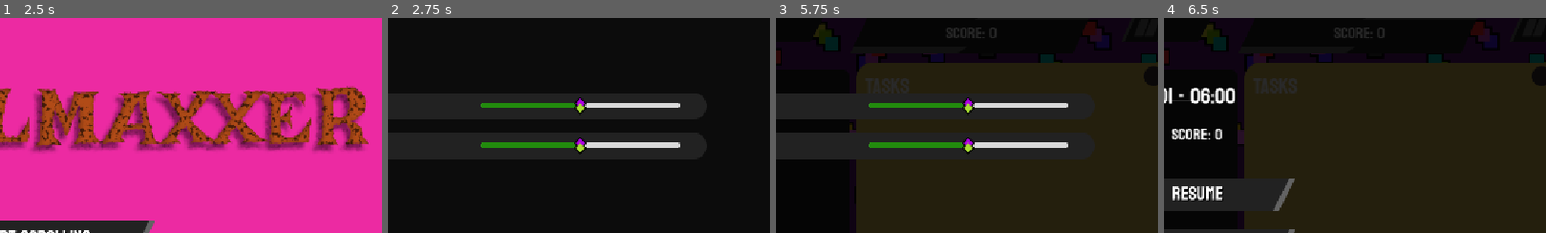
Above: before the commit, frames 1-4 (left to right).
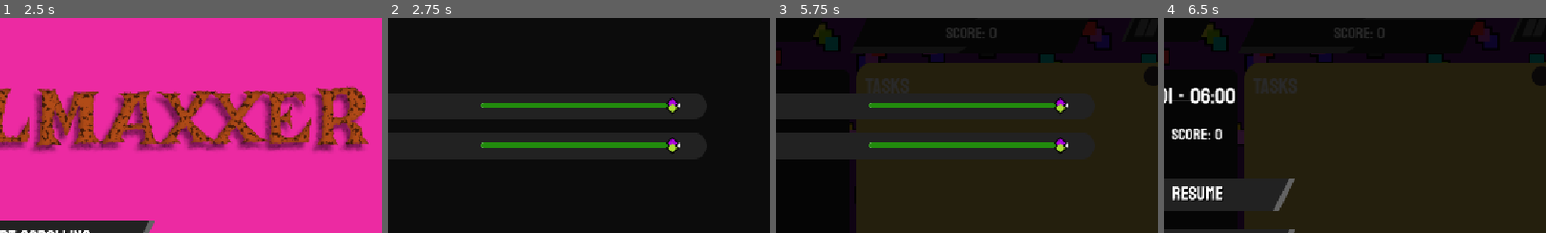
Above: after the commit, the same moments.

Repository: shi-reker/ScrollMaxxer
Game: Godot game, scene res://Scenes/main_menu.tscn
Same seed, same stepped clock (60 frames per second), same inputs: the game is played once before the commit and once after it. The engine's default icon, where the game draws it, is replaced by a stand-in: a white triangle on a blue panel in a dark square. Sound files missing from this copy of the repository are replaced by a short silence.
Inputs (mouse positions are % of the whole screen's width and height, from its top left):
- Up to frame 1 (2.5 s): click (50, 65) at 0.5 s; click (7, 11) at 1.25 s; click (50, 75) at 2 s
- Up to frame 2 (2.75 s): no input
- Up to frame 3 (5.75 s): click (7, 11) at 2.75 s; click (50, 54) at 3.5 s; click (94, 5) at 4.25 s; click (50, 56) at 5 s
- Up to frame 4 (6.5 s): click (7, 11) at 5.75 s
The pictures show only the part of the screen within x 46-96%, y 3-53%; the shares and areas given below are measured in that part.

Frame 1 is identical in both runs. In frame 2, 1.7% of the frame differs, in the area x 24-76%, y 36-64%; in frame 3, 1.7%; in frame 4, nothing differs.

Commit message:
working audio sliders

Diff:
--- a/Scenes/gallery_menu.tscn
+++ b/Scenes/gallery_menu.tscn
@@ -97,9 +97,11 @@
 
 [node name="HoverSound" type="AudioStreamPlayer2D" parent="." unique_id=888602219]
 stream = ExtResource("7_t41tg")
+bus = &"SFX"
 
 [node name="PressedSound" type="AudioStreamPlayer2D" parent="." unique_id=1585724704]
 stream = ExtResource("8_l32ou")
+bus = &"SFX"
 
 [connection signal="mouse_entered" from="Back" to="." method="_on_back_mouse_entered"]
 [connection signal="pressed" from="Back" to="." method="_on_back_pressed"]
--- a/Scenes/game_end.tscn
+++ b/Scenes/game_end.tscn
@@ -110,9 +110,11 @@
 
 [node name="HoverSound" type="AudioStreamPlayer2D" parent="." unique_id=679918562]
 stream = ExtResource("6_kf68x")
+bus = &"SFX"
 
 [node name="PressedSound" type="AudioStreamPlayer2D" parent="." unique_id=919662806]
 stream = ExtResource("7_vhp0o")
+bus = &"SFX"
 
 [connection signal="mouse_entered" from="VBoxContainer/Return" to="." method="_on_return_mouse_entered"]
 [connection signal="pressed" from="VBoxContainer/Return" to="." method="_on_return_pressed"]
--- a/Scenes/main.tscn
+++ b/Scenes/main.tscn
@@ -403,12 +403,15 @@
 
 [node name="HoverSound" type="AudioStreamPlayer2D" parent="." unique_id=1025975606]
 stream = ExtResource("21_ee4r6")
+bus = &"SFX"
 
 [node name="PressedSound" type="AudioStreamPlayer2D" parent="." unique_id=420905416]
 stream = ExtResource("22_gt3je")
+bus = &"SFX"
 
 [node name="SwipeSound" type="AudioStreamPlayer2D" parent="." unique_id=1782175741]
 stream = ExtResource("23_gt3je")
+bus = &"SFX"
 
 [connection signal="mouse_entered" from="BG layer/UI layer/PauseButton" to="." method="_on_pause_button_mouse_entered"]
 [connection signal="pressed" from="BG layer/UI layer/PauseButton" to="." method="_on_pause_button_pressed"]
--- a/Scenes/main_menu.tscn
+++ b/Scenes/main_menu.tscn
@@ -78,9 +78,11 @@
 
 [node name="HoverSound" type="AudioStreamPlayer2D" parent="." unique_id=858564388]
 stream = ExtResource("12_5egv6")
+bus = &"SFX"
 
 [node name="PressedSound" type="AudioStreamPlayer2D" parent="." unique_id=387316405]
 stream = ExtResource("13_5egv6")
+bus = &"SFX"
 
 [connection signal="mouse_entered" from="VBoxContainer/Start" to="." method="_on_start_mouse_entered"]
 [connection signal="pressed" from="VBoxContainer/Start" to="." method="_on_start_pressed"]
--- a/Scenes/meme_manager.tscn
+++ b/Scenes/meme_manager.tscn
@@ -35,6 +35,8 @@
 
 [node name="CorrectSound" type="AudioStreamPlayer2D" parent="." unique_id=2088095769]
 stream = ExtResource("3_q5qnk")
+bus = &"SFX"
 
 [node name="IncorrectSound" type="AudioStreamPlayer2D" parent="." unique_id=1216081981]
 stream = ExtResource("4_6gobi")
+bus = &"SFX"
--- a/Scenes/options_menu.tscn
+++ b/Scenes/options_menu.tscn
@@ -60,9 +60,11 @@
 
 [node name="HoverSound" type="AudioStreamPlayer2D" parent="." unique_id=888602219]
 stream = ExtResource("7_syw6n")
+bus = &"SFX"
 
 [node name="PressedSound" type="AudioStreamPlayer2D" parent="." unique_id=1585724704]
 stream = ExtResource("8_cvaji")
+bus = &"SFX"
 
 [connection signal="mouse_entered" from="Back" to="." method="_on_back_mouse_entered"]
 [connection signal="pressed" from="Back" to="." method="_on_back_pressed"]
--- a/Scenes/pause_menu.tscn
+++ b/Scenes/pause_menu.tscn
@@ -112,9 +112,11 @@
 
 [node name="HoverSound" type="AudioStreamPlayer2D" parent="." unique_id=1290273384]
 stream = ExtResource("15_6wqnn")
+bus = &"SFX"
 
 [node name="PressedSound" type="AudioStreamPlayer2D" parent="." unique_id=78477621]
 stream = ExtResource("16_1ymcx")
+bus = &"SFX"
 
 [connection signal="mouse_entered" from="VBoxContainer/VBoxContainer2/Resume" to="." method="_on_resume_mouse_entered"]
 [connection signal="pressed" from="VBoxContainer/VBoxContainer2/Resume" to="." method="_on_resume_pressed"]
--- a/Scenes/setting_slot.tscn
+++ b/Scenes/setting_slot.tscn
@@ -77,10 +77,14 @@
 theme_override_styles/slider = SubResource("StyleBoxFlat_0roye")
 theme_override_styles/grabber_area = SubResource("StyleBoxTexture_jqi30")
 theme_override_styles/grabber_area_highlight = SubResource("StyleBoxTexture_ebw5r")
-value = 50.0
+max_value = 1.0
+step = 0.01
+value = 1.0
 ticks_position = 3
 
 [node name="HoverSound" type="AudioStreamPlayer2D" parent="." unique_id=139601363]
 stream = ExtResource("7_ce71l")
+bus = &"SFX"
 
 [connection signal="mouse_entered" from="HBoxContainer/HSlider" to="." method="_on_h_slider_mouse_entered"]
+[connection signal="value_changed" from="HBoxContainer/HSlider" to="." method="_on_h_slider_value_changed"]
--- /dev/null
+++ b/default_bus_layout.tres
@@ -0,0 +1,15 @@
+[gd_resource type="AudioBusLayout" format=3 uid="uid://cdvjjvhctjwiq"]
+
+[resource]
+bus/1/name = &"Music"
+bus/1/solo = false
+bus/1/mute = false
+bus/1/bypass_fx = false
+bus/1/volume_db = 0.0
+bus/1/send = &"Master"
+bus/2/name = &"SFX"
+bus/2/solo = false
+bus/2/mute = false
+bus/2/bypass_fx = false
+bus/2/volume_db = 0.0
+bus/2/send = &"Master"
--- a/scripts/autoloads/bgm_manager.gd
+++ b/scripts/autoloads/bgm_manager.gd
@@ -4,6 +4,7 @@
 
 func _ready():
 	bgm_player = AudioStreamPlayer.new()
+	bgm_player.bus = "Music"
 	add_child(bgm_player)
 
 
--- a/scripts/menus/options_menu.gd
+++ b/scripts/menus/options_menu.gd
@@ -9,10 +9,11 @@
 func _ready() -> void:
 	musicSlider.settingTitle.text = "music"
 	sfxSlider.settingTitle.text = "sfx"
+	musicSlider.busType = "Music"
+	sfxSlider.busType = "SFX"
 
-	musicSlider.settingSlider.value = 50
-	sfxSlider.settingSlider.value = 50
-
+	musicSlider.setup()
+	sfxSlider.setup()
 	musicSlider.settingSlider.value_changed.connect(_on_music_changed)
 	sfxSlider.settingSlider.value_changed.connect(_on_sfx_changed)
 
--- a/scripts/setting_slot.gd
+++ b/scripts/setting_slot.gd
@@ -5,5 +5,21 @@
 @export var settingSlider:HSlider
 @export var hoverSound:AudioStreamPlayer2D
 
+var busType:String
+
+func setup() -> void:
+	settingSlider.value = _get_bus_volume(busType)
+
+func _get_bus_volume(bus_name: String) -> float:
+	return db_to_linear(AudioServer.get_bus_volume_db(AudioServer.get_bus_index(bus_name)))
+
 func _on_h_slider_mouse_entered() -> void:
 	hoverSound.play()
+
+func _on_h_slider_value_changed(value: float) -> void:
+	_set_bus_volume(busType, value)
+
+func _set_bus_volume(bus_name: String, value: float) -> void:
+	var idx := AudioServer.get_bus_index(bus_name)
+	AudioServer.set_bus_volume_db(idx, linear_to_db(value))
+	AudioServer.set_bus_mute(idx, value <= 0.0)
